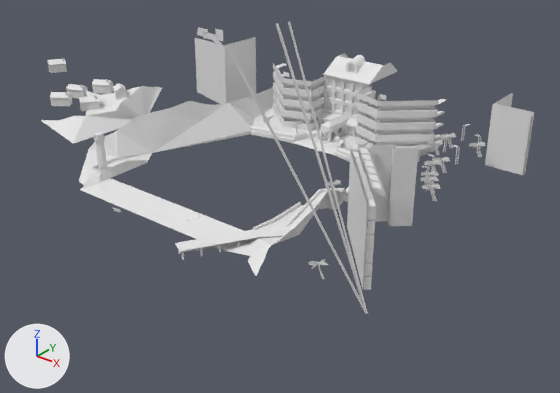
Before and after pictures for a commit that changed the Blender file Assets/Resources/materials/envirModels/SPNmodel.blend.
One viewpoint serves both versions: a 50 mm lens placed at (2460.0, -2822.0, 1675.0), pointed at (231.0, -37.0, -52.0). The axes (+X, +Y, +Z) are drawn at lower left. The lights are the same throughout. The older version comes first.

Objects in the first picture: 'TRACK8.PMD0.001', 'TRACK8.PMD10', 'akademikN', 'casinoN', 'domkiN', 'greenN', 'hotelN', 'rightN'.
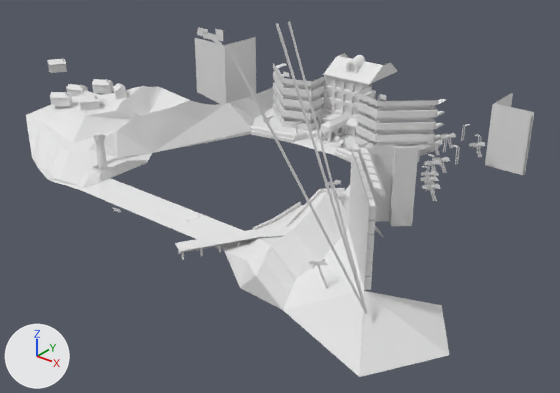
Boxes (x1, y1, x2, y2) around the edits, measured in the pictures (560 x 393 px):
'TRACK8.PMD0.001', reshaped (34% taller)
    before: (41, 37, 448, 290)
    after: (26, 37, 449, 377)
'akademikN', hidden
    before: (347, 145, 396, 289)
part 1 of me_track8_pmd0_mesh_001, built on
    after: (224, 188, 449, 377)
part 2 of me_track8_pmd0_mesh_001, built on
    before: (187, 101, 203, 104)
    after: (26, 88, 203, 190)

Patch to the scene script:
```diff
--- a/Assets/Resources/materials/envirModels/SPNmodel.blend.py
+++ b/Assets/Resources/materials/envirModels/SPNmodel.blend.py
@@ me_track8_pmd0_mesh_001 @@
 # used by ob_track8_pmd0_001; location = (0.0, 0.0, 0.0)
-me_track8_pmd0_mesh_001.from_pydata(...)  # 2591 vertices, 1974 faces; spans x -1219.0..1164.0, y -845.0..1086.0, z -35.0..478.0
+me_track8_pmd0_mesh_001.from_pydata(...)  # 2638 vertices, 2028 faces; spans x -1361.0..1470.0, y -881.0..1086.0, z -146.0..478.0
+# me_track8_pmd0_mesh_001 part 1
+# 1 face is deleted
+# 4 vertices are added at (1276.0, -881.0, -146.0), (1470.0, -560.0, -146.0), (1295.0, -298.0, -132.0), (581.0, -746.0, -108.0)
+# 13 new vertices lie (139.0, 0.0, -108.0) away from vertices in x 642.0..779.0, y -763.0..-187.0, z 0.0..193.0
+# 8 new vertices lie (139.0, 0.0, -107.0) away from vertices in x 655.0..792.0, y -654.0..-178.0, z 49.0..192.0
+# 8 new vertices lie (15.0, 15.0, -60.0) away from vertices in x 954.0..964.0, y -677.0..-668.0, z 49.0
+# 29 new faces join them, mat_level5_rock2 (its picture is missing)
+# 3 new faces join them, mat_level5_wallnotwhite128 (its picture is missing)
+# 8 new faces join them, mat_level5_palmbark (its picture is missing)
+# 1 new face joins them, mat_level5_hotel3 (its picture is missing)
+# 1 new face joins them, mat_level5_wall2 (its picture is missing)
+# 1 new face joins them, mat_level5_sandrock64 (its picture is missing)
+# me_track8_pmd0_mesh_001 part 2
+# 2 faces are deleted
+# 14 vertices are added at x -1361.0..-681.0, y -699.0..-90.0, z -13.0..233.0
+# 13 new faces join them, mat_level5_rock2 (its picture is missing)
+# 1 new face joins them, mat_level5_sandrock64 (its picture is missing)
 me_track8_pmd0_mesh_001.materials.append(mat_level5_wallnotwhite128)
@@ ob_akademikn @@
 ob_akademikn.location = (0.828, -0.636, 0.327)
+ob_akademikn.hide_set(True)
```
